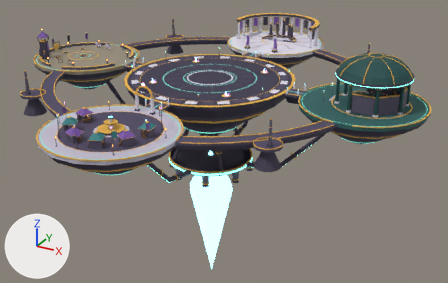
The FBX model assets/export/hub/crossroads/crossroads_hub.fbx as it was, and as the next commit left it.
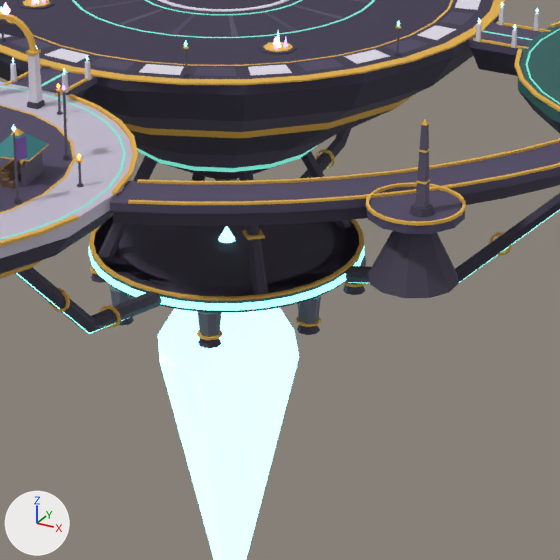
Old and new are each drawn whole from a 50 mm camera at (415.0, -714.0, 265.0) aimed at (11.0, 20.0, -102.0) and again close up on the part from 32% to 70% of the width and 29% to 89% of the height. Every picture has the same lights, and +X, +Y and +Z are marked at lower left. The last two pictures show the newer version. Where no turn or scale is listed for an object, it has been applied to the vertices. Vertices at exactly the same position are counted once.

The scene before the commit, as lines of its bpy script (objects in view):
```python
ob_hub_levitator = bpy.data.objects.new('HUB_LEVITATOR', me_hub_levitator)
ob_hub_levitator.location = (0.0, 0.0, 0.0)
ob_hub_platform = bpy.data.objects.new('HUB_PLATFORM', me_hub_platform)
ob_hub_platform.location = (0.0, 0.0, 0.0)
ob_hub_shop = bpy.data.objects.new('HUB_SHOP', me_hub_shop)
ob_hub_shop.location = (0.0, 0.0, 0.0)
# also in view: 'HUB_ARCHIVES' at (219.0, 0.0, 7.0)
```
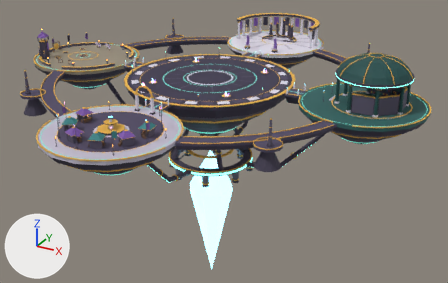
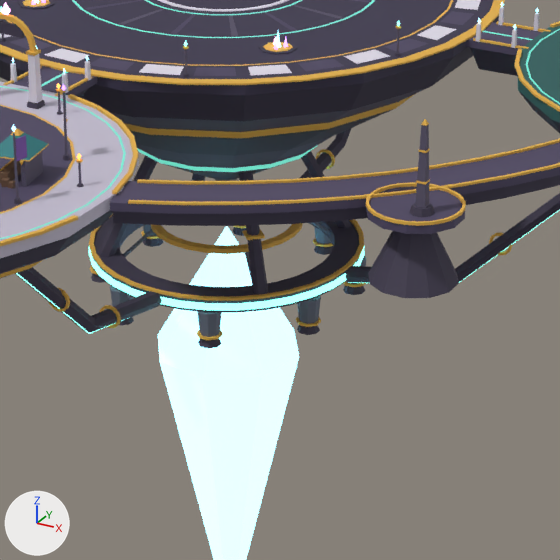
Boxes [x1, y1, x2, y2] around the edits, measured in the close-ups (560 x 560 px; the box of a moved part takes in the faces that stretch with it):
part 1 of me_hub_levitator, added (orange): after [151, 223, 303, 254]
part 2 of me_hub_levitator, moved or reshaped: before [94, 215, 359, 312]; after [94, 222, 359, 296]

Edits to the bpy script that builds the scene:
```text
Change me_hub_levitator:
    used by ob_hub_levitator; location = (0.0, 0.0, 0.0)
    remove me_hub_levitator.from_pydata(...)  # 1534 vertices, 1302 faces; spans x -186.0..186.0, y -186.0..186.0, z -320.0..-30.0
    add me_hub_levitator.from_pydata(...)  # 1594 vertices, 1376 faces; spans x -186.0..186.0, y -186.0..186.0, z -320.0..-30.0
    me_hub_levitator part 1: a new loose piece of 100 vertices spanning x -34.0..34.0, y -34.0..34.0, z -108.0..-106.0, in mat_sc_gold (orange #e6b24a)
    me_hub_levitator part 2
    80 vertices are removed from x -59.0..59.0, y -59.0..59.0, z -123.0..-117.0
    100 faces are deleted
    40 vertices are added at x -35.0..35.0, y -35.0..35.0, z -121.0..-106.0
    48 new faces join them, mat_sc_basalt (greyish purple #403a4e)
    28 new faces join them, mat_sc_iron (greyish blue #666d7d)
```
